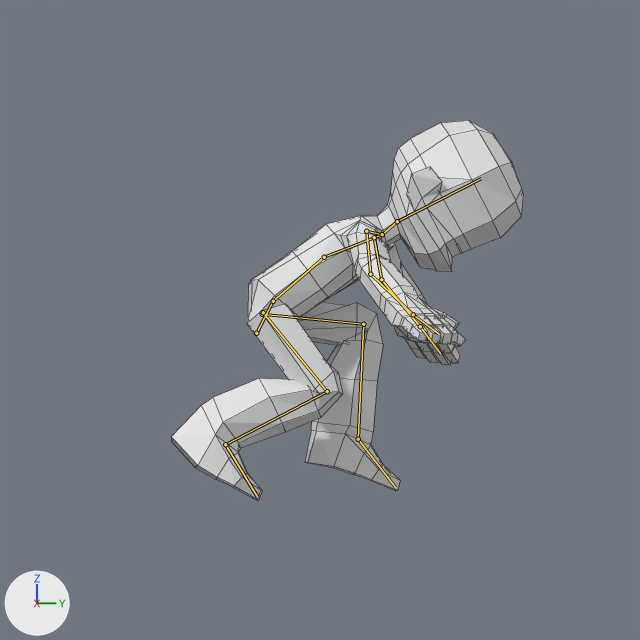
An edit to the Blender file 3D animations/Stomp.blend, drawn before and after from the same camera.
Before and after are seen from the file's camera 'SideCam'. Lighting does not change. The marker at lower left points along +X, +Y and +Z. Both versions are drawn at frame 2 of the action 'Stomp'; the numbers are the values there. The bones that bend it are drawn over the model as lines. Mesh edges are drawn as thin lines.

In view in the first picture: 'Slip_basemesh'.
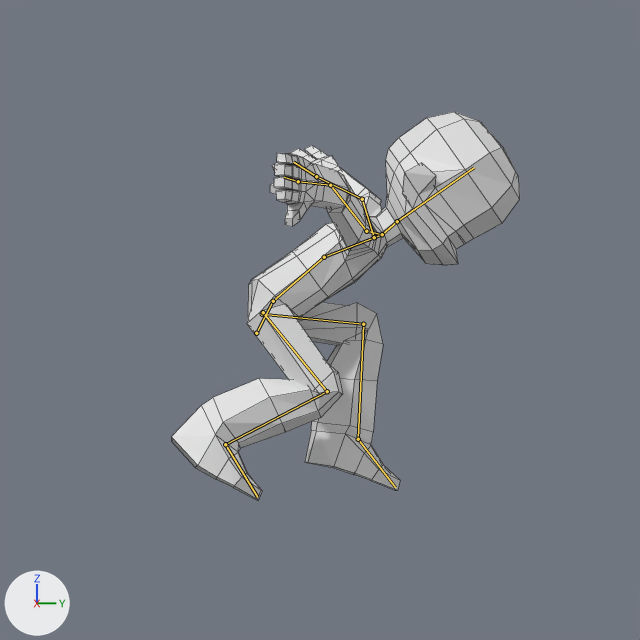
Changed parts and their boxes (x1, y1, x2, y2) in the pictures (640 x 640 px):
'Slip_basemesh', posed
    before: (171, 120, 524, 500)
    after: (171, 112, 520, 500)
bone 'head', root to tip
    before: (397, 221) to (481, 178)
    after: (397, 221) to (474, 167)
bone 'bicep.L', root to tip
    before: (374, 237) to (381, 279)
    after: (374, 237) to (362, 199)
bone 'bicep.R', root to tip
    before: (366, 231) to (370, 274)
    after: (366, 231) to (330, 185)

The edits, one by one:
Bone 'head' (bone_head) turns from (13, 5, -4) to (5, 4, -3) degrees about its own x, y and z.
Bone 'bicep.L' (bone_bicep_l) turns from (59, -62, -58) to (-59, 50, -46) degrees about its own x, y and z.
Bone 'bicep.R' (bone_bicep_r) turns from (48, 34, 30) to (-35, -20, 16) degrees about its own x, y and z.
